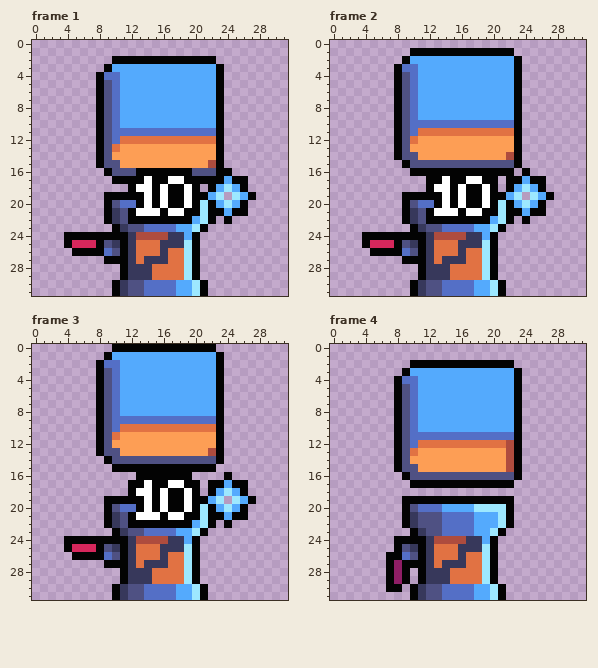
Two states of a pixel-art file, graphics/jumppoint.aseprite. Above is the file before it was changed.
32x32 pixels, 13 frames. Shown: frame 1, frame 2, frame 3, frame 4. The commit also changed other frames, which this record leaves out.
Now the later version:
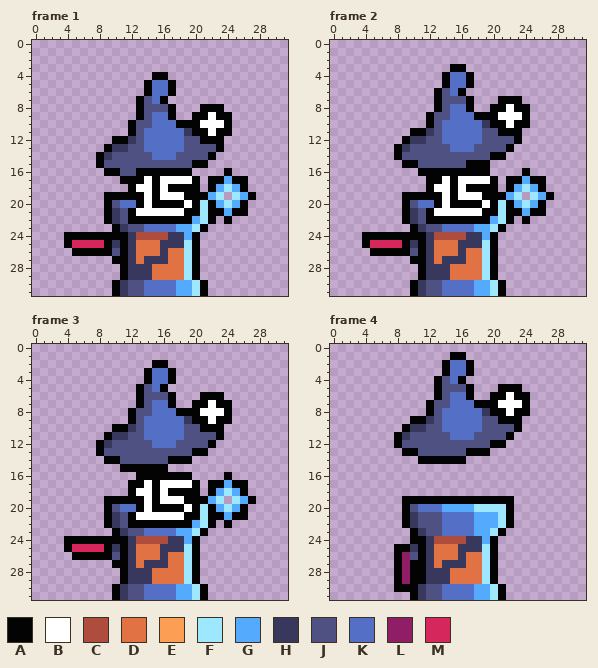
Palette (. is transparent): A #030303  B #ffffff  C #ae4c3e  D #e17243  E #fd9e55  F #9de8ff  G #54aafd  H #37385b  J #4f5183  K #546fc6  L #901e66  M #d6275c
From old to new:
layer "Hat" added
layer "Book" removed
Changed rows in their new state; - is an unchanged pixel.
Frame 1:
first column x 8:
 2 --.............--
 3 -...............-
 4 .......AA.......-
 5 ......AKKA......-
 6 ......AKKA......-
 7 .....AJKA.......-
 8 .....AJJJA...AA--
 9 .....AJKKA..AAB-A
10 ....AJJKKKAAABBBA
11 ....AJ-----HAAB-A
12 ..AAHJKKKKKJJAA--
13 .AHHJJKKKKKJJJJ--
14 -HJJJJJKKKJJJJA.-
15 ---JJJJJJJJJAA..-
16 --A---------....-
17 --.-----B--B-.---
18 -----------A-----
19 ---------BBA-----
20 --------A--------
21 --------B--------
first column x 8:
25 MA
26 -A
27 -.
Frame 2:
first column x 8:
 1 --.............--
 2 -...............-
 3 .......AA.......-
 4 ......AKKA......-
 5 ......AKKA......-
 6 .....AJKA.......-
 7 .....AJJJA...AA--
 8 .....AJKKA..AAB-A
 9 ....AJJKKKAAABBBA
10 ....AJ-----HAAB-A
11 ..AAHJKKKKKJJAA--
12 .AHHJJKKKKKJJJJ--
13 -HJJJJJKKKJJJJA.-
14 ---JJJJJJJJJAA..-
15 --A------AAA....-
16 --.---------...--
17 --------B--B-----
18 -----------A-----
19 ---------BBA-----
20 --------A--------
21 --------B--------
first column x 8:
25 MA
26 -A
27 -.
Frame 3:
first column x 8:
 0 --.............--
 1 -...............-
 2 .......AA.......-
 3 ......AKKA......-
 4 ......AKKA......-
 5 .....AJKA.......-
 6 .....AJJJA...AA--
 7 .....AJKKA..AAB-A
 8 ....AJJKKKAAABBBA
 9 ....AJ-----HAAB-A
10 ..AAHJKKKKKJJAA--
11 .AHHJJKKKKKJJJJ--
12 -HJJJJJKKKJJJJA.-
13 ---JJJJJJJJJAA..-
14 --A------AAA....-
15 --.------......--
17 --------B--B-----
18 -----------A-----
19 ---------BBA-----
20 --------A--------
21 --------B--------
first column x 8:
25 MA
26 -A
27 -.
Frame 4:
first column x 8:
 1 -------AA--------
 2 --....-KK-.....--
 3 -.....AKKA......-
 4 .....AJKA.......-
 5 .....AJJJA...AA--
 6 .....AJKKA..AAB-A
 7 ....AJJKKKAAABBBA
 8 ....AJKKKKKHAAB-A
 9 ..AAHJKKKKKJJAA--
10 .AHHJJKKKKKJJJJ--
11 -HJJJJJ---JJJJA.-
12 --JJJJJJJJJJAA..-
13 .AAJJJJJJAAA....-
14 ...AAAAAA.......-
15 ................-
16 -...............-
17 --.............--
first column x 7:
24 -..-
25 --A-
26 .-L-
27 .AL-
28 .ALA
29 .ALA
30 .-A-
Changed places in both pictures, as pixel boxes (x1, y1, x2, y2):
changed: (96, 56, 232, 216)
changed: (96, 240, 112, 264)
changed: (394, 48, 530, 216)
changed: (394, 240, 410, 264)
changed: (96, 344, 232, 520)
changed: (96, 544, 112, 568)
changed: (394, 352, 530, 488)
changed: (386, 536, 418, 592)
